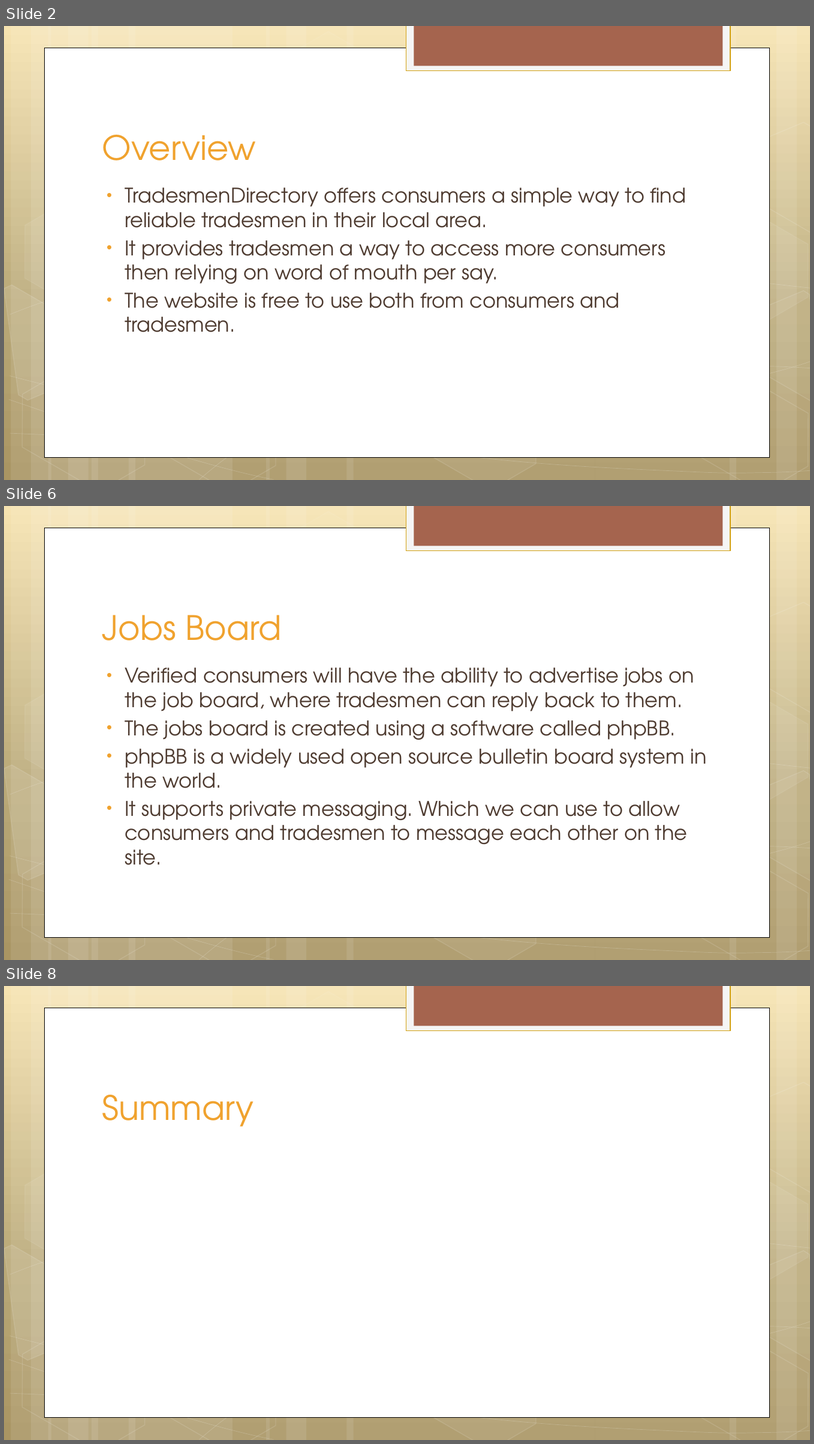
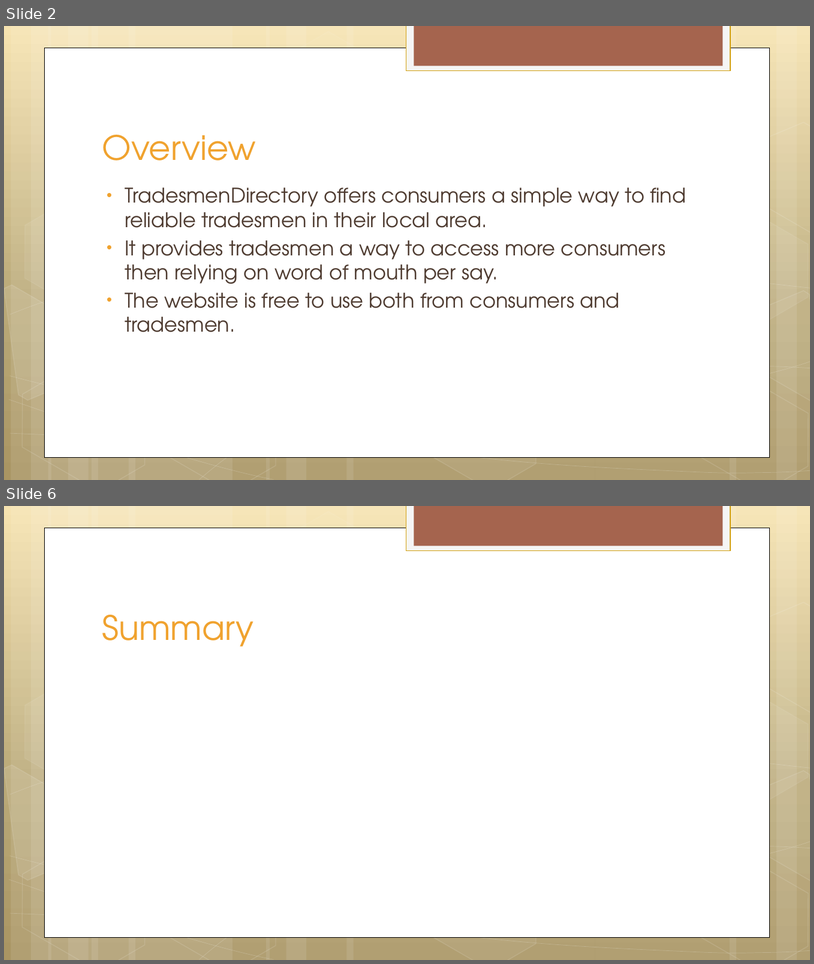
Before and after one commit to MehreenMalik/TradesmenDirectory, a slide deck: TradesmenDirectory.pptx. Shown one above the other, each under a label of ours: slides 2, 6 and 8 before the commit, slides 2 and 6 after it; the slides between them are not shown. The pictures are 814x1444 and 814x964 pixels, drawn with LibreOffice and Linux fonts; fonts in the diff are those of the drawing. Boxes give left, top, right and bottom in pixels: in the first picture for what was removed or moved away, otherwise in the second. Text is boxed around its words. In the diff, an @@ line names an element or a change of style, - is before the commit and + after.

```diff
--- a/TradesmenDirectory.pptx
+++ b/TradesmenDirectory.pptx
@@ slide 6 removed at <box>4,506,810,960</box>, background gradient #F6E4B0 to #BAA878 to #A99764; not listed: 30 template elements that a slide beside it also shows @@
@@ title removed at <box>102,615,281,640</box> @@
-Jobs Board
@@ text removed at <box>125,667,707,865</box> @@
-• Verified consumers will have the ability to advertise jobs on the job board, where tradesmen can reply back to them.
-• The jobs board is created using a software called phpBB.
-• phpBB is a widely used open source bulletin board system in the world.
-• It supports private messaging. Which we can use to allow consumers and tradesmen to message each other on the site.
@@ what was slide 8 is now slide 6 @@
```
Also in this commit, not shown: 1 slide changed, 2 slides added, 3 other slides removed, 10 other files.
